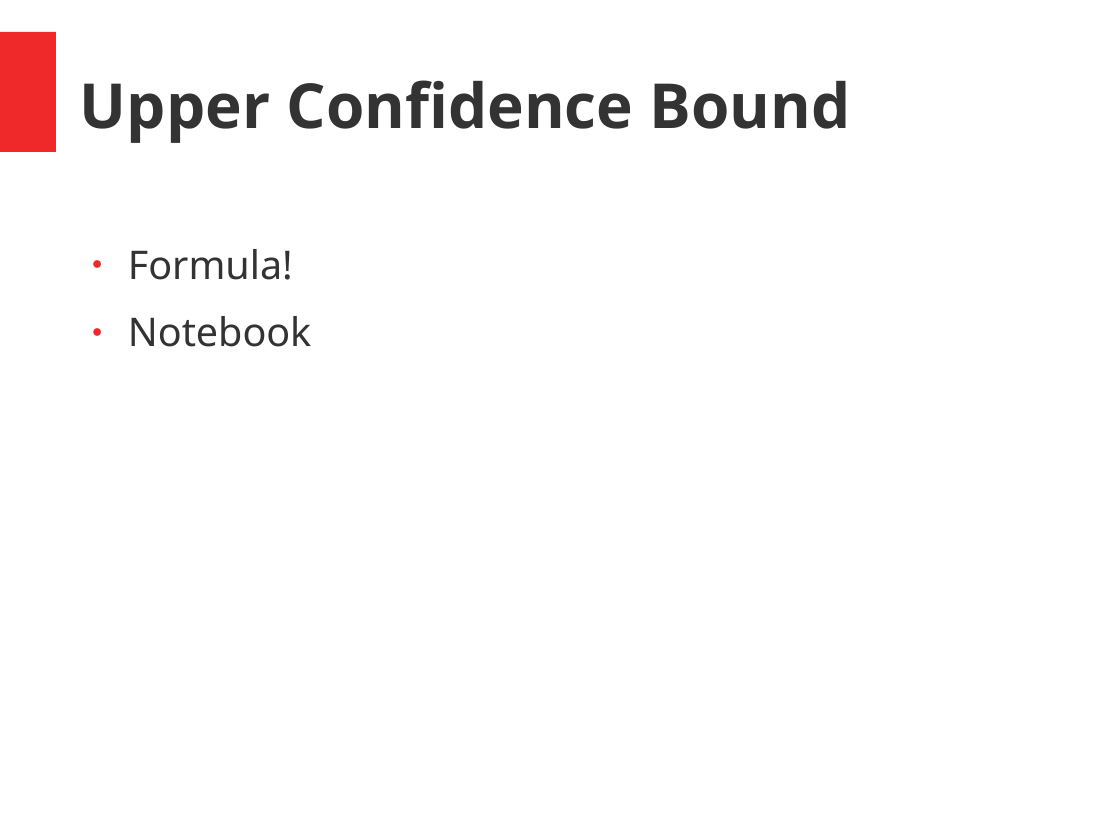
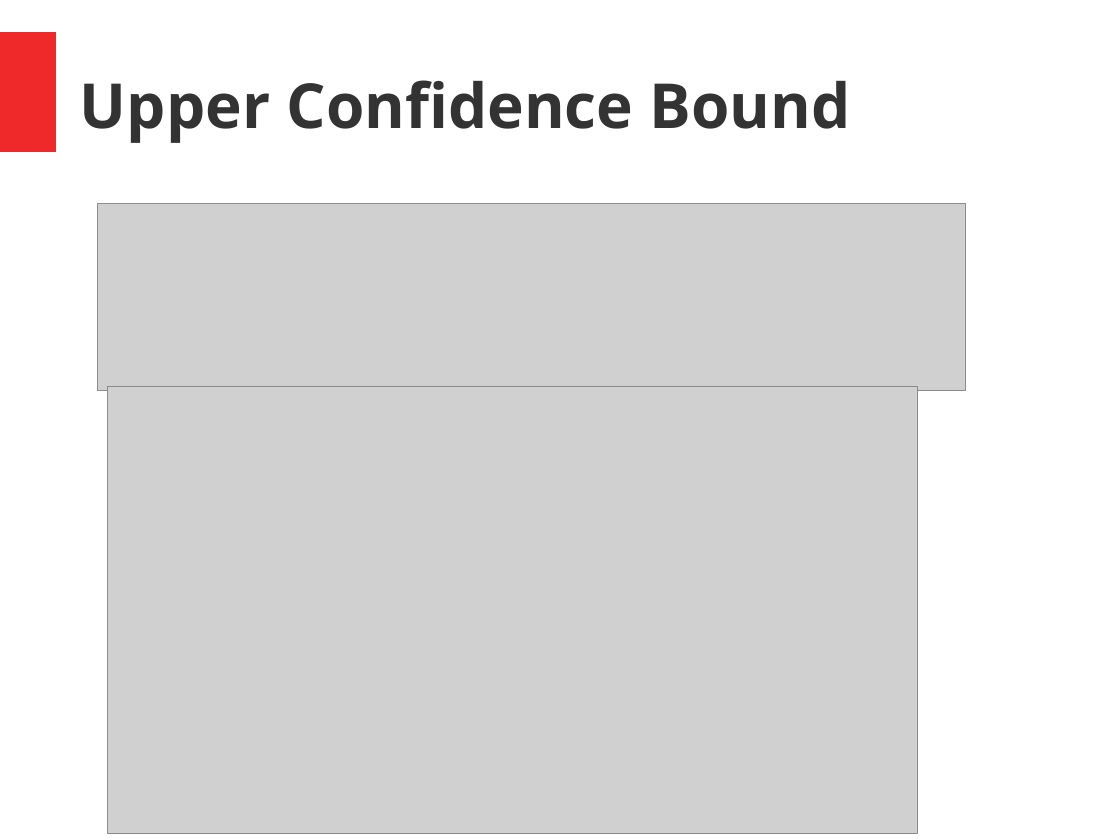
Before and after one commit to Project-Ellie/DeepGomoku, a slide deck: slide 7 of presentation/Alpha Epsilon meets Zühlke.pptx. Drawn at 1120x840 pixels with LibreOffice and Linux fonts; fonts in the diff are those of the drawing; grey boxes stand for pictures. Boxes give left, top, right and bottom in pixels: in the first picture for what was removed or moved away, otherwise in the second. Text is boxed around its words. In the diff, an @@ line names an element or a change of style, - is before the commit and + after.

```diff
--- a/presentation/Alpha Epsilon meets Zühlke.pptx
+++ b/presentation/Alpha Epsilon meets Zühlke.pptx
@@ picture added at (98, 203, 966, 391) @@
@@ text removed at (128, 249, 311, 347) @@
-● Formula!
-● Notebook
@@ picture added at (108, 386, 919, 833) @@
```
Also in this commit, not shown: 1 other slide changed, 1 slide added.
